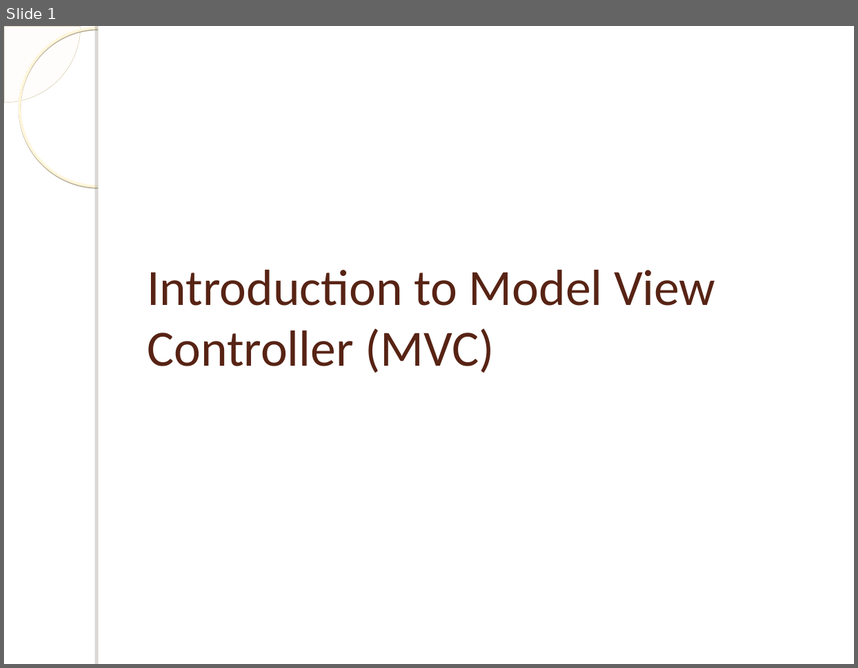
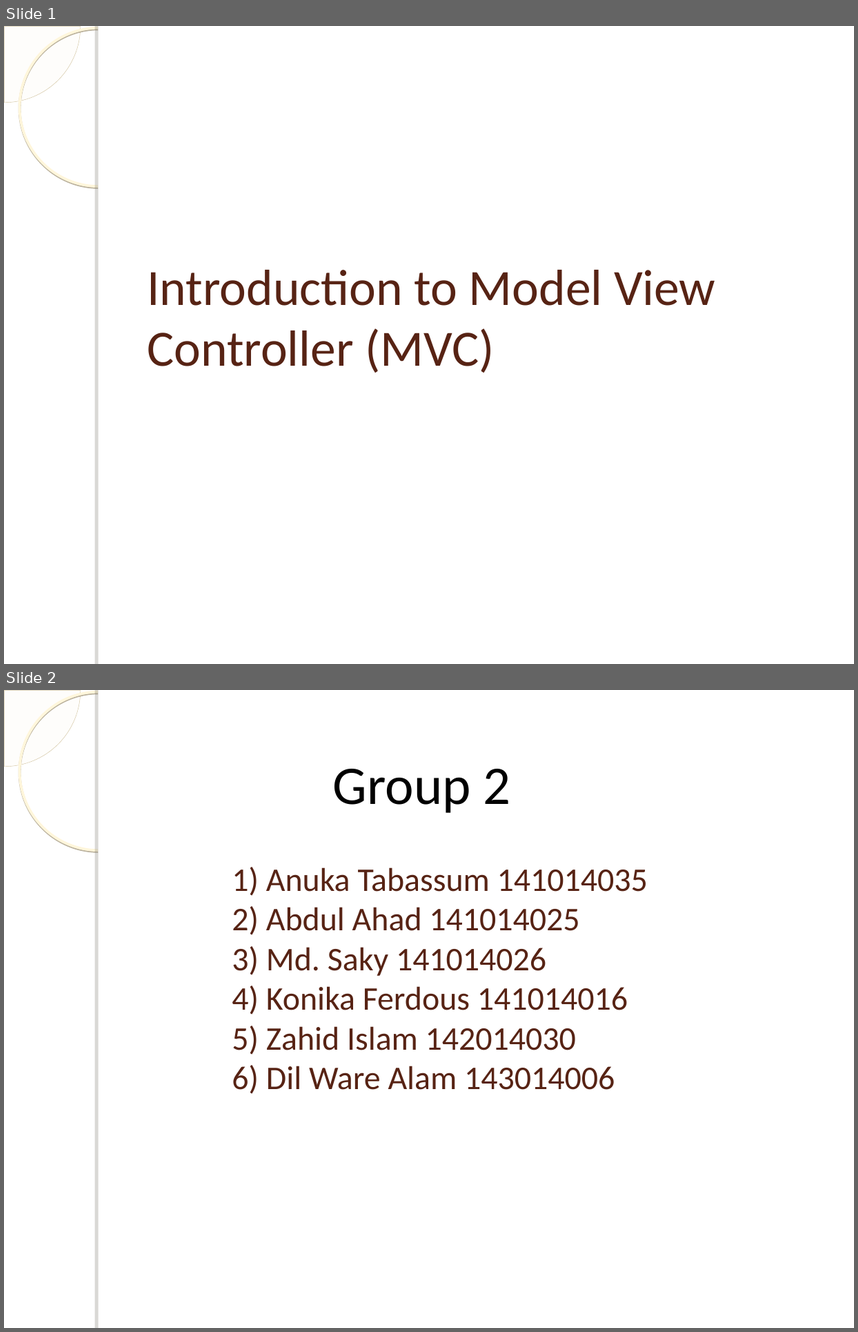
Before and after one commit to bugChanger/E-receipit_for_CSE404, a slide deck: MVC & use_case.ppt. Shown one above the other, each under a label of ours: slide 1 before the commit, slides 1 and 2 after it. The pictures are 858x668 and 858x1332 pixels, drawn with LibreOffice and Linux fonts; fonts in the diff are those of the drawing; background and template pictures are left out. Boxes give left, top, right and bottom in pixels: in the first picture for what was removed or moved away, otherwise in the second. Text is boxed around its words. In the diff, an @@ line names an element or a change of style, - is before the commit and + after.

```diff
--- a/MVC & use_case.ppt
+++ b/MVC & use_case.ppt
@@ slide 2 added at <box>4,690,854,1328</box>, background picture (left out); not listed: 4 template elements that a slide beside it also shows @@
@@ text added at <box>333,769,511,813</box>, 46 pt, text #000000 @@
+Group 2
@@ title added at <box>232,867,648,1094</box>, 28 pt, text #572314 @@
+1) Anuka Tabassum 141014035
+2) Abdul Ahad 141014025
+3) Md. Saky 141014026
+4) Konika Ferdous 141014016
+5) Zahid Islam 142014030
+6) Dil Ware Alam 143014006
```
Also in this commit, not shown: 18 other slides changed, 3 other slides added, 4 slides removed, 2 other files.
